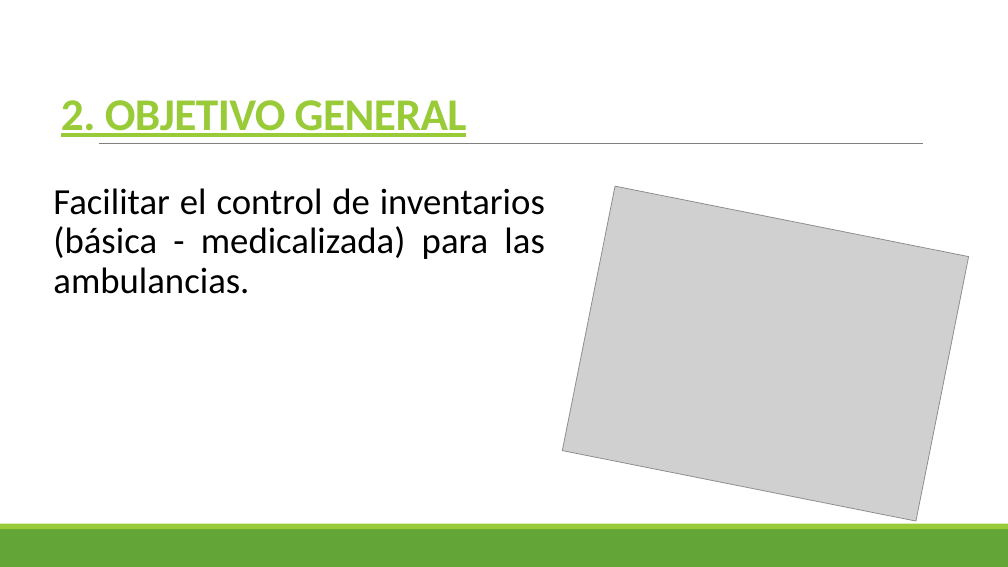
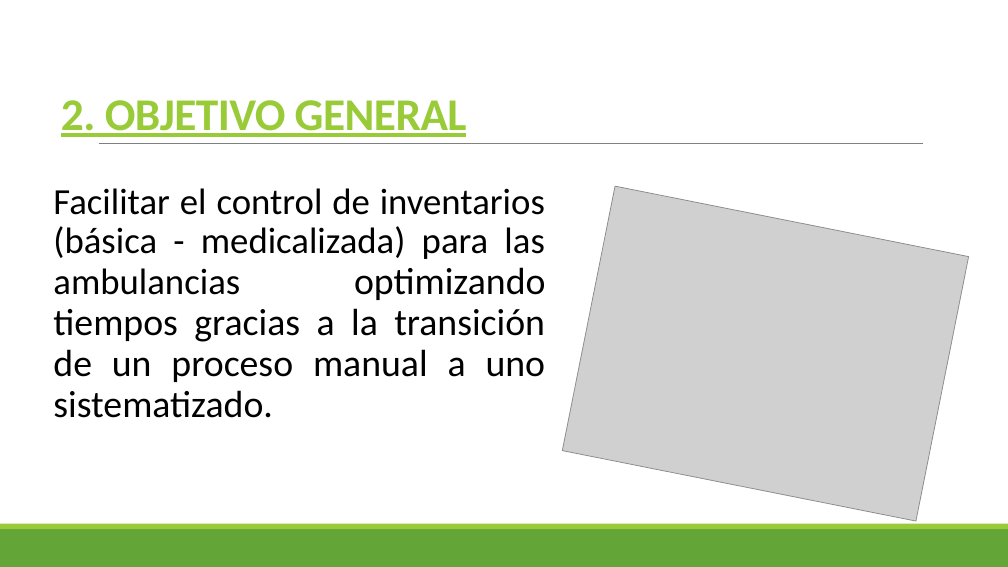
Before and after one commit to NestorRodriguez/ambulancias, a slide deck: slide 5 of PRESENTACION APP INVENTARIOS.pptx. Drawn at 1008x567 pixels with LibreOffice and Linux fonts; fonts in the diff are those of the drawing; grey boxes stand for pictures. Boxes give left, top, right and bottom in pixels: in the first picture for what was removed or moved away, otherwise in the second. Text is boxed around its words. In the diff, an @@ line names an element or a change of style, - is before the commit and + after.

```diff
--- a/PRESENTACION APP INVENTARIOS.pptx
+++ b/PRESENTACION APP INVENTARIOS.pptx
@@ text at (x1=53, y1=188, x2=546, y2=418): text changed; size 35 to 36 pt @@
-Facilitar el control de inventarios (básica - medicalizada) para las ambulancias.
+Facilitar el control de inventarios (básica - medicalizada) para las ambulancias optimizando tiempos gracias a la transición de un proceso manual a uno sistematizado.
```
Also in this commit, not shown: 3 other slides changed, 7 other files.
